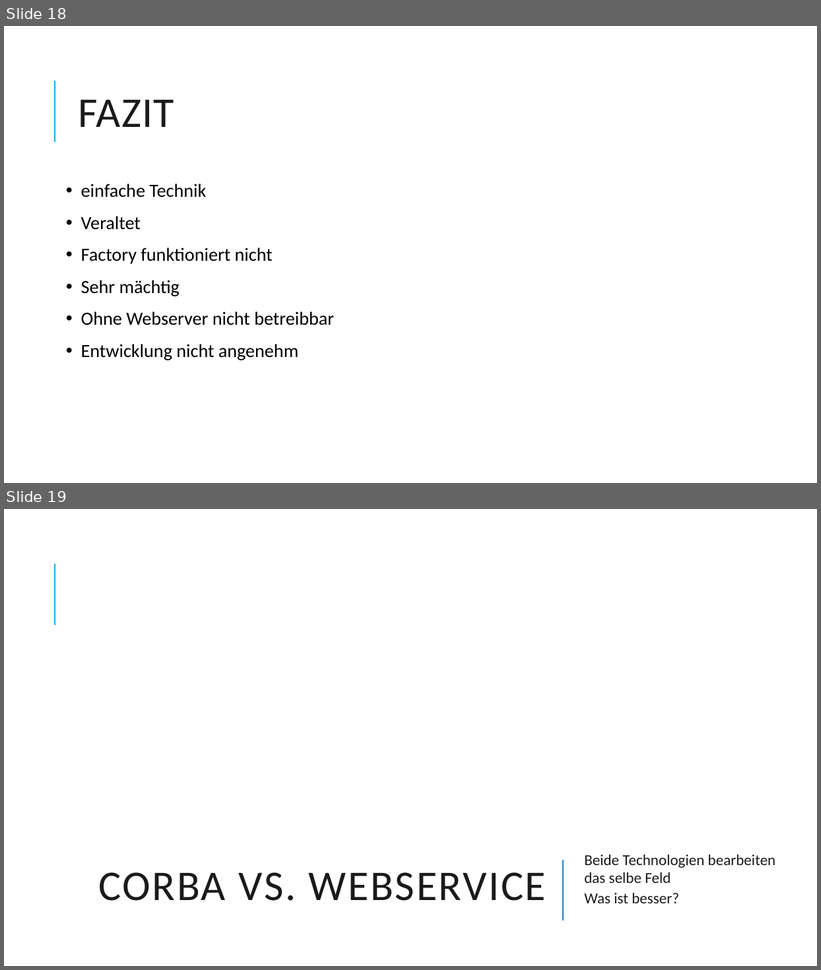
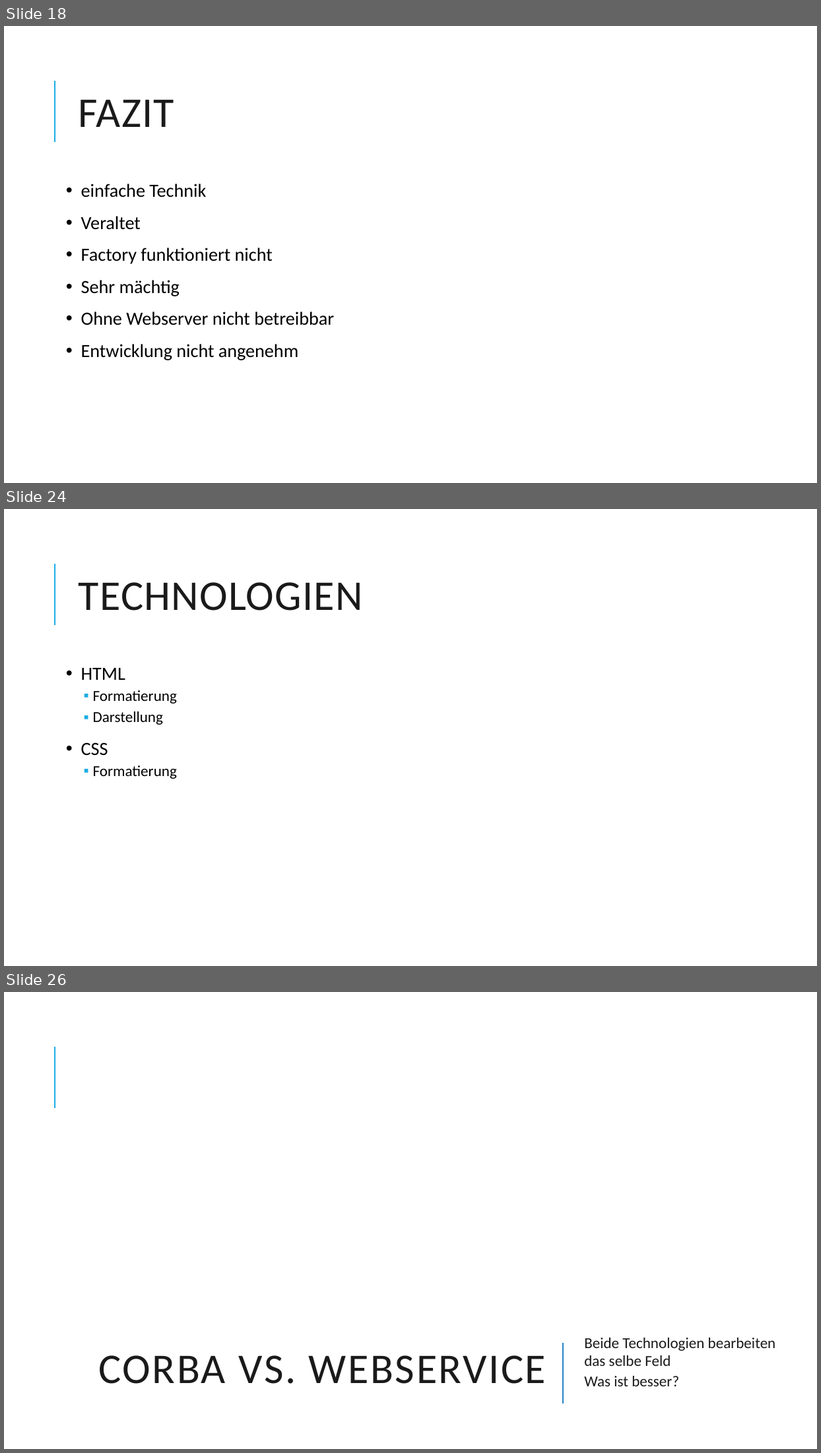
Before and after one commit to Dabjazz/SportsClubManager, a slide deck: Presentation/Presentation.pptx. Shown one above the other, each under a label of ours: slides 18 and 19 before the commit, slides 18, 24 and 26 after it; the slides between them are not shown. The pictures are 821x970 and 821x1453 pixels, drawn with LibreOffice and Linux fonts; fonts in the diff are those of the drawing; background and template pictures are left out. Boxes give left, top, right and bottom in pixels: in the first picture for what was removed or moved away, otherwise in the second. Text is boxed around its words. In the diff, an @@ line names an element or a change of style, - is before the commit and + after.

```diff
--- a/Presentation/Presentation.pptx
+++ b/Presentation/Presentation.pptx
@@ slide 24 added at (4, 509, 817, 966), background #FFFFFF; not listed: 1 template element that a slide beside it also shows @@
@@ title added at (79, 582, 363, 611), 50 pt, text #1A1A1A @@
+TECHNOLOGIEN
@@ text added at (81, 668, 177, 779), 18 pt, text #000000 @@
+• HTML
+  ▪ Formatierung
+  ▪ Darstellung
+• CSS
+  ▪ Formatierung
@@ what was slide 19 is now slide 26 @@
```
Also in this commit, not shown: 6 other slides added.
